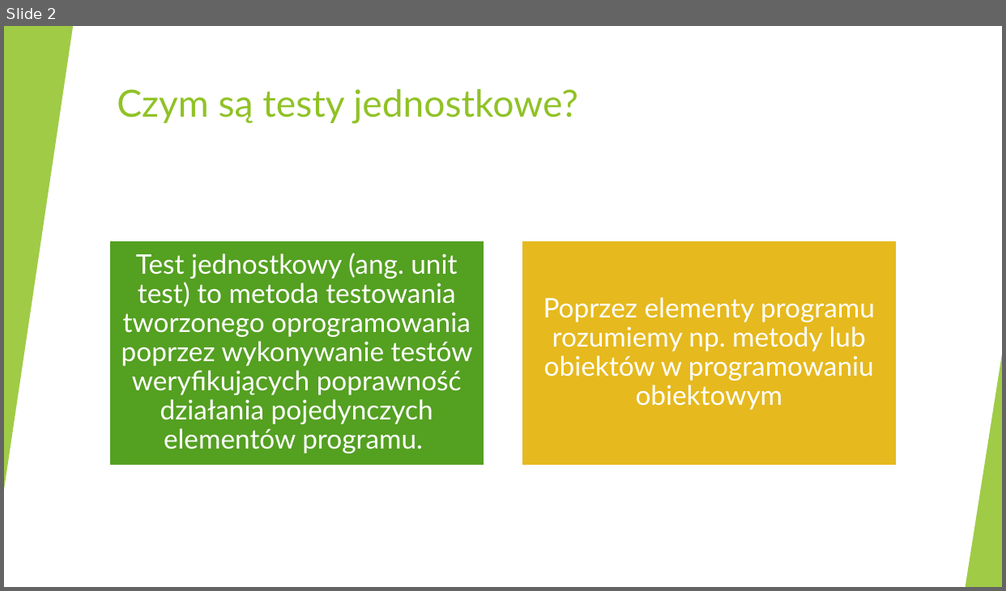
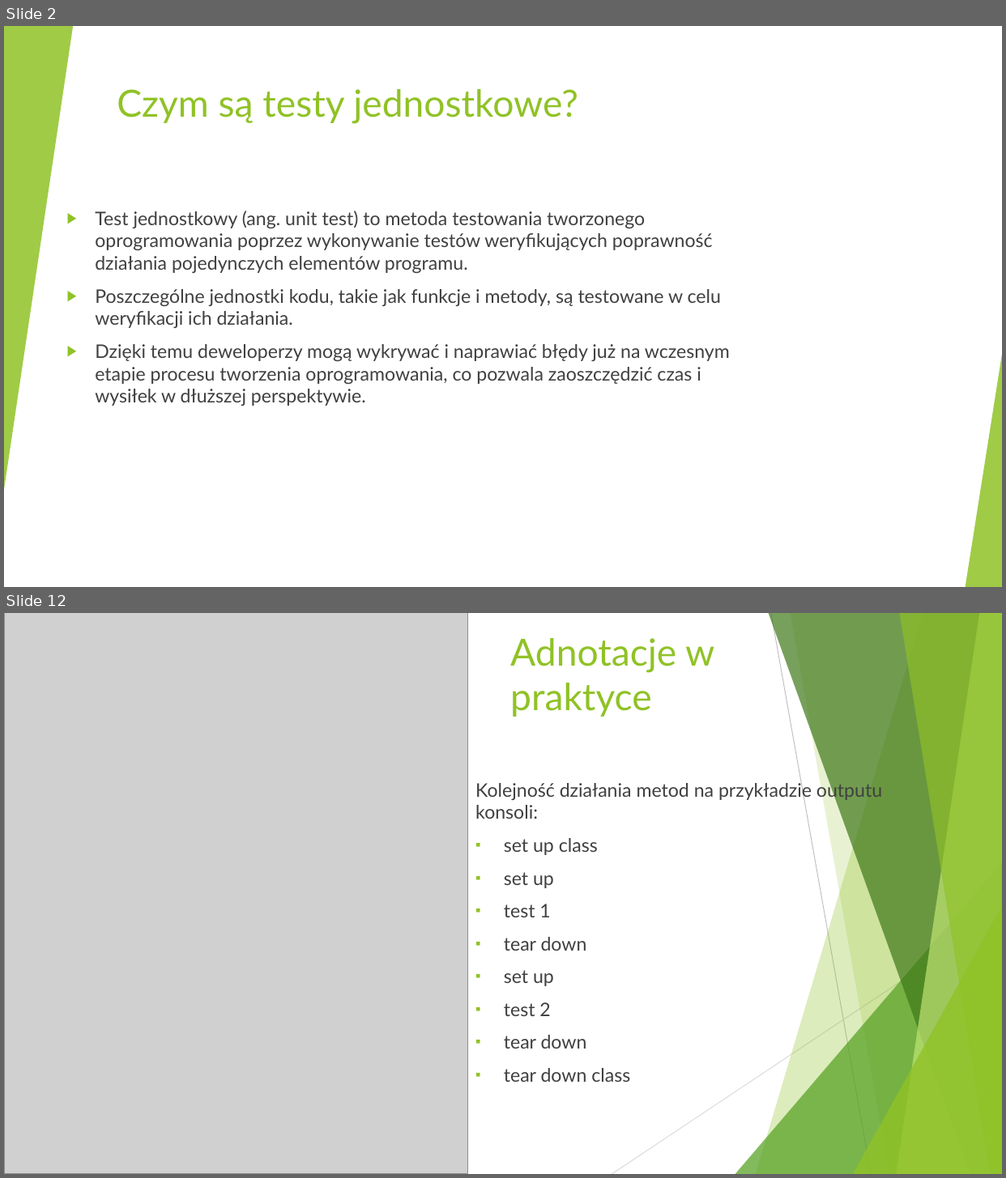
Before and after one commit to markow1997/AdvanceProgrammingTechniques_2223, a slide deck: KonradStepniak/Testy jednostkowe Konrad Stępniak.pptx. Shown one above the other, each under a label of ours: slide 2 before the commit, slides 2 and 12 after it; the slides between them are not shown. The pictures are 1006x591 and 1006x1178 pixels, drawn with LibreOffice and Linux fonts; fonts in the diff are those of the drawing; grey boxes stand for pictures. Boxes give left, top, right and bottom in pixels: in the first picture for what was removed or moved away, otherwise in the second. Text is boxed around its words. In the diff, an @@ line names an element or a change of style, - is before the commit and + after.

```diff
--- a/KonradStepniak/Testy jednostkowe Konrad Stępniak.pptx
+++ b/KonradStepniak/Testy jednostkowe Konrad Stępniak.pptx
@@ slide 12 added at (4, 613, 1002, 1174), background #FFFFFF; not listed: 10 template elements that a slide beside it also shows @@
@@ picture added at (4, 613, 467, 1174) @@
@@ title added at (510, 638, 714, 717), 36 pt, text #90C226 @@
+Adnotacje w praktyce
@@ text added at (475, 780, 882, 1082), 18 pt, text #404040 @@
+Kolejność działania metod na przykładzie outputu konsoli:
+▪ set up class
+▪ set up
+▪ test 1
+▪ tear down
+▪ set up
+▪ test 2
+▪ tear down
+▪ tear down class
@@ slide 2 changed as well @@
@@ text added at (95, 211, 730, 406), 18 pt, text #404040 @@
+▶ Test jednostkowy (ang. unit test) to metoda testowania tworzonego oprogramowania poprzez wykonywanie testów weryfikujących poprawność działania pojedynczych elementów programu.
+▶ Poszczególne jednostki kodu, takie jak funkcje i metody, są testowane w celu weryfikacji ich działania.
+▶ Dzięki temu deweloperzy mogą wykrywać i naprawiać błędy już na wczesnym etapie procesu tworzenia oprogramowania, co pozwala zaoszczędzić czas i wysiłek w dłuższej perspektywie.
@@ group removed at (109, 241, 897, 466): 2 rectangles, 2 texts @@
-Test jednostkowy (ang. unit test) to metoda testowania tworzonego oprogramowania poprzez wykonywanie testów weryfikujących poprawność działania pojedynczych elementów programu.
-Poprzez elementy programu rozumiemy np. metody lub obiektów w programowaniu obiektowym
```
Also in this commit, not shown: 3 other slides changed, 9 other slides added, 3 slides removed.
